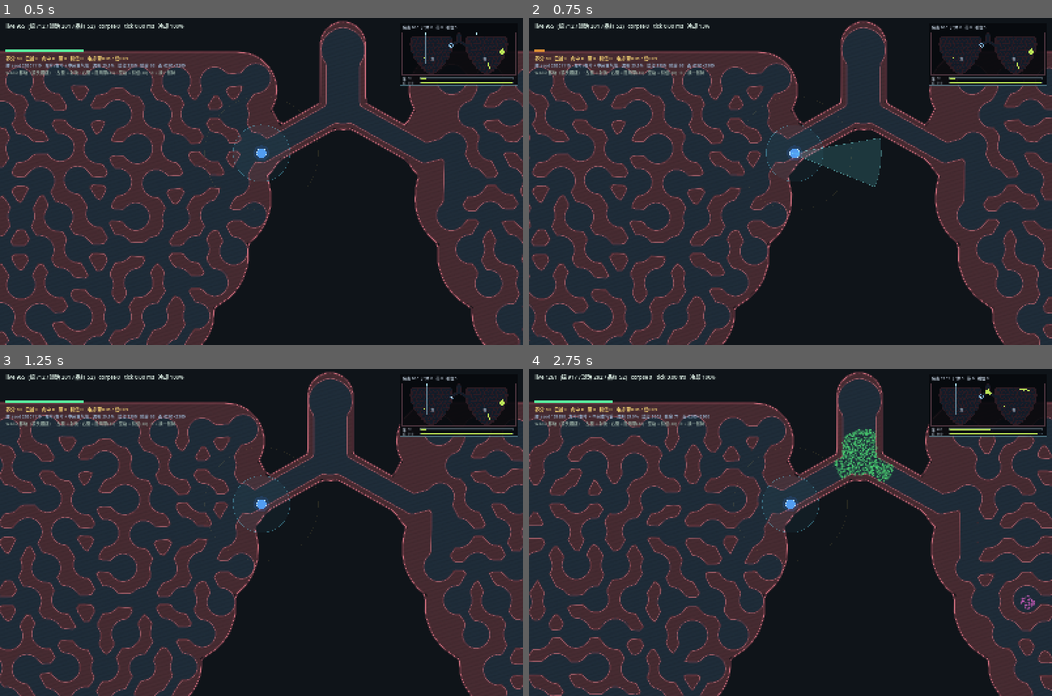
Above: before the commit, frames 1-4 (two rows, left to right).
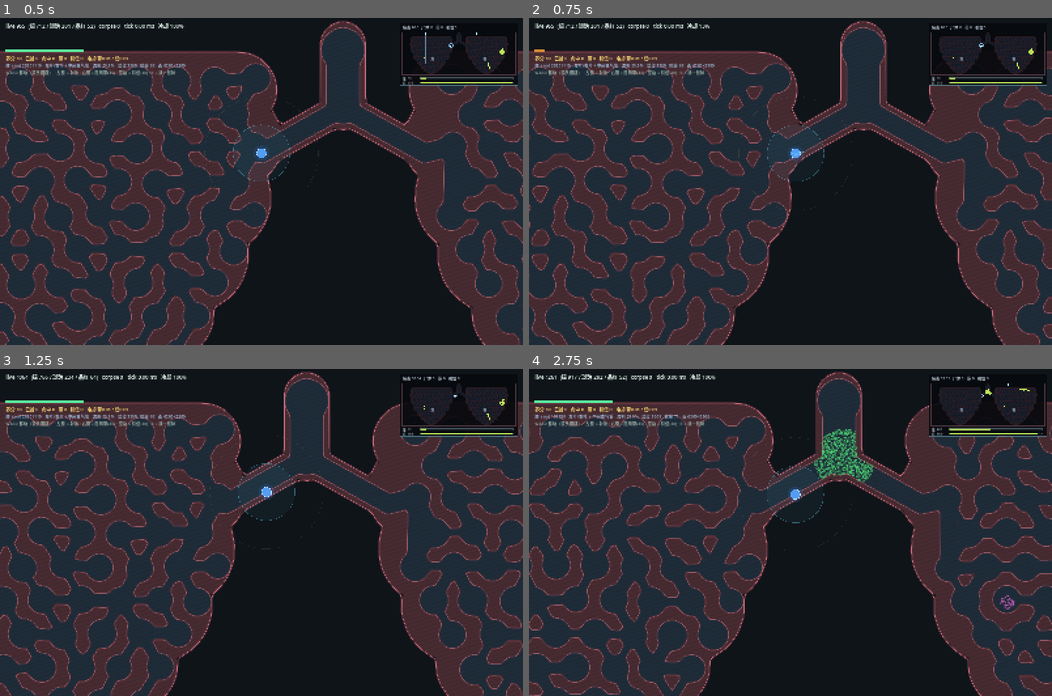
Above: after the commit, the same moments.

Repository: yanyanzi620/gamecreation
Game: Godot game, scene res://scenes/main.tscn
The game is run twice, just before and just after one commit, with the same random seed, the same clock (stepped at 60 frames per second) and the same inputs.
Inputs (mouse positions are in pixels of both pictures, inside the frame that each line leads up to):
- Up to frame 1 (0.5 s): no input
- Up to frame 2 (0.75 s): tap Enter at 0.5 s; move the mouse to (905, 165) at 0.52 s; hold D from 0.53 s (still down); tap B at 0.6 s; click (905, 165) at 0.67 s
- Up to frame 3 (1.25 s): keep holding D; tap Space at 0.77 s
- Up to frame 4 (2.75 s): release D at 1.25 s; drag from (685, 548) to (764, 597) at 1.27 s; tap Space at 2 s; move the mouse to (842, 460) at 2.02 s; hold D from 2.03 s (still down); tap R at 2.1 s

Frame 1 is identical in both runs. In frame 2, 3.8% of the frame differs, in the area x 0-100%, y 1-100%; in frame 3, 44%, in the area x 0-100%, y 0-100%; in frame 4, 43%.

Commit message:
feat: 玩家贴墙滑行、射流按射线被墙截断、病毒提速并修掉小股不长的问题
- 移动：撞墙改成角度探测（0/±16/±34/±52/±70/±88 度，各带半步兜底），斜墙/肺泡内壁顺滑；--walk 自测同向斜推 3 秒路径 630 vs 旧逻辑 297
- 射流：clear_fan 改成 15 条射线，每条按 12 单位步进被 organ.blocked 截断；命中判定与扇形绘制共用同一张长度表，打不穿墙；修正左右半扇取错射线（有符号夹角）
- 病毒：VIRUS_COOL 1.40~2.50 -> 1.05~1.85；一次没长成只重试 0.18~0.42s，不再白丢整个代际
- 修 bug：_pick_dir 两段式探路 + ESCAPE_PROBE 兜底远投，小股残余病毒不再「坐在满格里僵住」；_do_spawn 检查落子返回值
- 新增 --walk 贴墙自测与 [JET] 射线截断日志；开局点多打一行 [START]
- docs/病毒模型与攻击机制.md 补 6.5 节

Diff:
--- a/scripts/core/balance.gd
+++ b/scripts/core/balance.gd
@@ -32,10 +32,14 @@
 # ★ 扩散速度的总闸门：复制冷却 = 代际时间
 #   调大 -> 整体变慢（最终密度不变，只是更晚长满）
 #   调小 -> 整体变快
-const VIRUS_COOL_MIN := 1.40
-const VIRUS_COOL_MAX := 2.50
+const VIRUS_COOL_MIN := 1.05
+const VIRUS_COOL_MAX := 1.85
 
 const VIRUS_PROBE_DIST := 30.0 # 探路距离，习惯上等于 CELL
+# 一次没长成时的重试间隔：必须远小于 VIRUS_COOL_*，否则小股病毒会「停好幾秒」
+const VIRUS_RETRY_MIN := 0.18
+const VIRUS_RETRY_MAX := 0.42
+const VIRUS_ESCAPE_PROBE := 60.0 # 兜底探路距离：本地长满时，允许往更远处挑一格空位
 const VIRUS_R_MIN := 6.0       # 粒子视觉半径下限
 const VIRUS_R_MAX := 10.0      # 粒子视觉半径上限；只影响观感，不影响碰撞
 
@@ -86,6 +90,7 @@
 const JET_COOLDOWN := 0.50       # 两发之间最短间隔
 const JET_VIS_SEC := 0.30        # 弹道残影停留时间（纯表现）
 const JET_ARC_STEPS := 18        # 扇形绘制细分（纯表现）
+const JET_RAYS := 15             # 射线数：射流被墙逐条截断的精度；调大 = 边缘更贴墙
 
 
 # ============================================================ 手段 · 净化场（贴身自动）
--- a/scripts/main.gd
+++ b/scripts/main.gd
@@ -61,7 +61,9 @@
 	# 窗口失焦 / 空闲时不要被降频（否则会「画面冻住，动一下鼠标才继续」）
 	OS.low_processor_usage_mode = false
 	Engine.max_fps = 0
-	_shot = OS.get_cmdline_user_args().has("--shot") or OS.get_cmdline_user_args().has("--overview")
+	_shot = (OS.get_cmdline_user_args().has("--shot")
+		or OS.get_cmdline_user_args().has("--overview")
+		or OS.get_cmdline_user_args().has("--walk"))
 	map_seed = _parse_seed()
 
 	_build()
@@ -204,6 +206,7 @@
 
 	_rng.seed = map_seed
 	player = _pick_start()
+	print("[START] player=(%.0f,%.0f) solid=%s" % [player.x, player.y, str(_map.solid_point(player))])
 	if cam != null:
 		cam.position = player
 		cam.reset_smoothing()
@@ -327,21 +330,27 @@
 
 # ============================================================ 移动
 
+# 撞墙就贴着墙走：把「想走的方向」往两侧掰，逐档试探，
+# 第一个走得通的当作这一帧的实际位移 —— 于是斜墙、凹角、肺泡内壁都顺滑。
+const SLIDE_DEG := [0.0, 16.0, -16.0, 34.0, -34.0, 52.0, -52.0, 70.0, -70.0, 88.0, -88.0]
+
 func _move_step(dir: Vector2, delta: float) -> void:
 	if dir.length() < 0.001:
 		return
-	var step := dir.normalized() * Balance.PLAYER_SPEED * delta
-	var np := player + step
-	if not pop.path_blocked(player, np):
-		player = np
-		_clamp_player()
-		return
-	# 撞墙 / 撞带：只走分量大的那一个轴，沿墙滑过去
-	if absf(step.x) >= absf(step.y):
-		if not pop.path_blocked(player, player + Vector2(step.x, 0.0)):
-			player += Vector2(step.x, 0.0)
-	elif not pop.path_blocked(player, player + Vector2(0.0, step.y)):
-		player += Vector2(0.0, step.y)
+	var base := dir.normalized()
+	var speed := Balance.PLAYER_SPEED * delta
+	for k in SLIDE_DEG:
+		var d := base.rotated(deg_to_rad(k))
+		var s := d * speed
+		if not pop.path_blocked(player, player + s):
+			player += s
+			_clamp_player()
+			return
+		# 半步再试一次：贴墙且目标是窄口时，避免整帧位移全部作废
+		if not pop.path_blocked(player, player + s * 0.5):
+			player += s * 0.5
+			_clamp_player()
+			return
 	_clamp_player()
 
 
@@ -443,6 +452,35 @@
 		cam.reset_smoothing()
 		await get_tree().create_timer(0.80).timeout
 		_save("res://overview.png")
+		get_tree().quit()
+		return
+	# 贴墙滑行自测（-- --walk）：新逻辑 vs 旧「只走一个轴」逻辑，同样斜推 3 秒
+	if OS.get_cmdline_user_args().has("--walk"):
+		var p0: Vector2 = player
+		var dirn := Vector2(-1.0, -1.0).normalized()
+		var moved := 0.0
+		var last: Vector2 = player
+		for i in range(180):
+			_move_step(dirn, 1.0 / 60.0)
+			moved += player.distance_to(last)
+			last = player
+		var old_p: Vector2 = p0
+		var old_path := 0.0
+		var prev: Vector2 = old_p
+		var step := dirn * Balance.PLAYER_SPEED * (1.0 / 60.0)
+		for i in range(180):
+			prev = old_p
+			if not pop.path_blocked(old_p, old_p + step):
+				old_p += step
+			elif absf(step.x) >= absf(step.y):
+				if not pop.path_blocked(old_p, old_p + Vector2(step.x, 0.0)):
+					old_p += Vector2(step.x, 0.0)
+			elif not pop.path_blocked(old_p, old_p + Vector2(0.0, step.y)):
+				old_p += Vector2(0.0, step.y)
+			old_path += old_p.distance_to(prev)
+		print("[WALK] from=(%.0f,%.0f) slide_to=(%.0f,%.0f) path=%.0f | old_to=(%.0f,%.0f) path=%.0f | solid=%s" % [
+			p0.x, p0.y, player.x, player.y, moved, old_p.x, old_p.y, old_path,
+			str(_map.solid_point(player))])
 		get_tree().quit()
 		return
 	await get_tree().create_timer(0.60).timeout
@@ -467,6 +505,9 @@
 	_fire(demo)
 	await get_tree().create_timer(0.55).timeout
 	_fire(demo)
+	# 射流残影只有 0.3 秒，必须开完立刻拍，才看得出「被墙截断」
+	await get_tree().create_timer(0.05).timeout
+	_save("res://jet_shot.png")
 	await get_tree().create_timer(0.85).timeout
 	_save("res://main_shot_a.png")
 	# 引信丢到正前方那团病毒里（能吸链、能清盘/带）
--- a/scripts/units/tools/jet_system.gd
+++ b/scripts/units/tools/jet_system.gd
@@ -7,6 +7,7 @@
 const COOLDOWN := Balance.JET_COOLDOWN
 const VIS_SEC := Balance.JET_VIS_SEC
 const ARC_STEPS := Balance.JET_ARC_STEPS
+const RAY_COUNT := Balance.JET_RAYS
 
 var cooldown_left := 0.0
 var _flash := 0.0
@@ -39,6 +40,16 @@
 	_dir = d
 	_flash = VIS_SEC
 	_last_hit = _pop.clear_fan(_from, _dir, LENGTH, deg_to_rad(HALF_ANGLE_DEG))
+	if OS.get_cmdline_user_args().has("--shot"):
+		var clipped := 0
+		var max_reach := 0.0
+		for q in _pop.fan_shape:
+			var dq: float = q.distance_to(_from)
+			max_reach = maxf(max_reach, dq)
+			if dq < LENGTH - 1.0:
+				clipped += 1
+		print("[JET] rays=%d clipped=%d max_reach=%.0f/%.0f hit=%d" % [
+			_pop.fan_shape.size(), clipped, max_reach, LENGTH, _last_hit])
 	queue_redraw()
 	return _last_hit
 
@@ -57,17 +68,23 @@
 	var a := _flash / VIS_SEC
 	var half := deg_to_rad(HALF_ANGLE_DEG)
 
+	# 外缘用 pop 里那份「每条射线打到墙为止」的结果：打不穿墙，扇形就缺一块
+	var arc := PackedVector2Array()
+	if _pop != null and _pop.fan_shape.size() >= 3:
+		arc = _pop.fan_shape
+	else:
+		for k in range(RAY_COUNT):
+			var ang := -half + (2.0 * half) * float(k) / float(maxi(1, RAY_COUNT - 1))
+			arc.append(_from + _dir.rotated(ang) * LENGTH)
+
 	var pts := PackedVector2Array()
 	pts.append(_from)
-	for k in range(ARC_STEPS + 1):
-		var ang := -half + (2.0 * half) * float(k) / float(ARC_STEPS)
-		pts.append(_from + _dir.rotated(ang) * LENGTH)
+	for p in arc:
+		pts.append(p)
 	draw_colored_polygon(pts, Color(0.42, 0.94, 1.0, 0.20 * a))
 
-	var e0 := _from + _dir.rotated(-half) * LENGTH
-	var e1 := _from + _dir.rotated(half) * LENGTH
-	draw_line(_from, e0, Color(0.55, 1.0, 1.0, 0.55 * a), 2.0)
-	draw_line(_from, e1, Color(0.55, 1.0, 1.0, 0.55 * a), 2.0)
-	var base := _dir.angle()
-	draw_arc(_from, LENGTH, base - half, base + half, ARC_STEPS,
-		Color(0.55, 1.0, 1.0, 0.45 * a), 2.0)
+	# 外缘折线（被墙削掉的地方会明显断在墙上）
+	var edge := arc.duplicate()
+	draw_polyline(edge, Color(0.55, 1.0, 1.0, 0.55 * a), 2.0)
+	draw_line(_from, arc[0], Color(0.55, 1.0, 1.0, 0.35 * a), 1.5)
+	draw_line(_from, arc[arc.size() - 1], Color(0.55, 1.0, 1.0, 0.35 * a), 1.5)
--- a/scripts/world/virus_population.gd
+++ b/scripts/world/virus_population.gd
@@ -57,6 +57,10 @@
 const SPAWN_D_MIN := Balance.BLOB_SPAWN_D_MIN
 const SPAWN_D_MAX := Balance.BLOB_SPAWN_D_MAX
 const PROBE_DIST := Balance.VIRUS_PROBE_DIST
+const ESCAPE_PROBE := Balance.VIRUS_ESCAPE_PROBE
+const RETRY_MIN := Balance.VIRUS_RETRY_MIN
+const RETRY_MAX := Balance.VIRUS_RETRY_MAX
+const JET_RAYS := Balance.JET_RAYS
 
 # 跳跃链 = 单点传播：不粘连、不稳方向，只保证「整体往前推」
 # 每次繁殖在空中随机落一个点，点与点之间天然留空，视觉上不会糊成条带
@@ -110,6 +114,9 @@
 var _cell := PackedInt32Array()
 
 var _n_live := 0
+# 最近一次射流被墙截断后的外缘点（世界坐标），jet_system 直接拿来画
+var fan_shape := PackedVector2Array()
+var fan_origin := Vector2.ZERO
 var _n_corpse := 0
 var _kind_live := PackedInt32Array()
 var _v_origin: Array[Vector2] = []
@@ -398,6 +405,7 @@
 
 func _replicate(i: int) -> void:
 	if _n_live >= MAX_LIVE:
+		_pcool[i] = _retry_cool()
 		return
 
 	var kind := _pkind[i]
@@ -410,47 +418,55 @@
 		return
 	var best := _pick_dir(i, kind, axis, cap, PI)
 	if not best[3]:
-		_pcool[i] = _rng.randf_range(COOL_MIN, COOL_MAX)
-		return
-	_do_spawn(i, best[1], best[2], kind, cap)
+		_pcool[i] = _retry_cool()
+		return
+	_do_spawn(i, best[1], best[2], kind, cap, best[4])
 
 # 在 max_diff 夹角范围内，挑「权重 × 剩余容量」最大的方向
 # 返回 [score, dx, dy, found]
 func _pick_dir(i: int, kind: int, axis: float, cap: int, max_diff: float) -> Array:
-	var best := -1.0
-	var bx := 0.0
-	var by := 0.0
-	var found := false
-	for k in range(8):
-		var ang := float(k) * PI * 0.25
-		if _ang_diff(ang, axis) > max_diff:
-			continue
-		var dx := cos(ang)
-		var dy := sin(ang)
-		var tx := _px[i] + dx * PROBE_DIST
-		var ty := _py[i] + dy * PROBE_DIST
-		if tx < ARENA_PAD or tx > ARENA_W - ARENA_PAD or ty < ARENA_PAD or ty > ARENA_H - ARENA_PAD:
-			continue
-		# 器官肉壁：这个方向长不过去
-		if organ != null and organ.blocked(Vector2(_px[i], _py[i]), Vector2(tx, ty)):
-			continue
-		# 生效的阻隔带把外面封死：这个方向不可选，
-		# 于是生长会自动沿带子走向两端，形成绕射
-		if _block_cross(_px[i], _py[i], tx, ty) == 1:
-			continue
-		var c := _cell_count(tx, ty)
-		if c >= cap:
-			continue
-		var sc := _dir_weight(kind, axis, ang) * float(cap - c)
-		if sc > best:
-			best = sc
-			bx = dx
-			by = dy
-			found = true
-		elif absf(sc - best) < 0.01 and _rng.randf() < 0.5:
-			bx = dx
-			by = dy
-	return [best, bx, by, found]
+	for pass_i in range(2):
+		# 第二遍把探路距离放到 ESCAPE_PROBE：本地格子长满时，还能往远处空位甩一颗，
+		# 否则「小股病毒坐在一个塞满的格子里」会一直不长，看起来像卡住
+		var pd := PROBE_DIST if pass_i == 0 else ESCAPE_PROBE
+		var best := -1.0
+		var bx := 0.0
+		var by := 0.0
+		var found := false
+		for k in range(8):
+			var ang := float(k) * PI * 0.25
+			if _ang_diff(ang, axis) > max_diff:
+				continue
+			var dx := cos(ang)
+			var dy := sin(ang)
+			var tx := _px[i] + dx * pd
+			var ty := _py[i] + dy * pd
+			if tx < ARENA_PAD or tx > ARENA_W - ARENA_PAD or ty < ARENA_PAD or ty > ARENA_H - ARENA_PAD:
+				continue
+			# 器官肉壁：这个方向长不过去
+			if organ != null and organ.blocked(Vector2(_px[i], _py[i]), Vector2(tx, ty)):
+				continue
+			# 生效的阻隔带把外面封死：这个方向不可选，
+			# 于是生长会自动沿带子走向两端，形成绕射
+			if _block_cross(_px[i], _py[i], tx, ty) == 1:
+				continue
+			var c := _cell_count(tx, ty)
+			if c >= cap:
+				continue
+			var sc := _dir_weight(kind, axis, ang) * float(cap - c)
+			if pass_i == 1:
+				sc = _dir_weight(kind, axis, ang) * 0.9
+			if sc > best:
+				best = sc
+				bx = dx
+				by = dy
+				found = true
+			elif absf(sc - best) < 0.01 and _rng.randf() < 0.5:
+				bx = dx
+				by = dy
+		if found:
+			return [best, bx, by, true, pass_i == 1]
+	return [0.0, 0.0, 0.0, false, false]
 
 func _chain_spread(i: int, axis: float) -> void:
 	# 往主轴前方 ±CHAIN_SPREAD_DEG 的扇形里随机落一个点。
@@ -484,12 +500,16 @@
 	_pcool[i] = _rng.randf_range(COOL_MIN, COOL_MAX)
 
 # 真正落一个子粒子：抖动角度 + 随机步长 + 主轴缓慢折线
-func _do_spawn(i: int, bx: float, by: float, kind: int, cap: int) -> void:
+func _do_spawn(i: int, bx: float, by: float, kind: int, cap: int, far: bool) -> void:
 	var jitter := deg_to_rad(_rng.randf_range(-12.0, 12.0))
 	var nd := Vector2(bx, by).rotated(jitter)
 	var smin := SPAWN_D_MIN
 	var smax := SPAWN_D_MAX
-	if kind == KIND_BAND:
+	# 兜底档：本地塞满时往远处甩一颗，落点必须真的跨出拥挤区
+	if far:
+		smin = ESCAPE_PROBE * 0.85
+		smax = ESCAPE_PROBE * 1.15
+	elif kind == KIND_BAND:
 		smin = Balance.BAND_SPAWN_D_MIN
 		smax = Balance.BAND_SPAWN_D_MAX
 	var dist := _rng.randf_range(smin, smax)
@@ -521,10 +541,25 @@
 	if kind == KIND_BAND and _rng.randf() < AXIS_WANDER:
 		naxis = _pax[i] + deg_to_rad(_rng.randf_range(-WANDER_DEG_BAND, WANDER_DEG_BAND))
 
-	_spawn(nx, ny, _rng.randf_range(R_MIN, R_MAX), 0, kind, naxis, _pvid[i],
+	var child := _spawn(nx, ny, _rng.randf_range(R_MIN, R_MAX), 0, kind, naxis, _pvid[i],
 		0.0, _rng.randf_range(COOL_MIN, COOL_MAX) * cool_pen)
-	_pcool[i] = _rng.randf_range(COOL_MIN, COOL_MAX)
-
+	# 落子失败（池满 / 恰好压在组织上）：只短暂重试，不能让这一支从此「停住」
+	_pcool[i] = _rng.randf_range(COOL_MIN, COOL_MAX) if child >= 0 else _retry_cool()
+
+# 一次没长成时的短暂重试间隔（远小于代际冷却）
+func _retry_cool() -> float:
+	return _rng.randf_range(RETRY_MIN, RETRY_MAX)
+
+
+# 有符号夹角差，落在 [-PI, PI]；扇形左右两侧要分开取各自的射线长度，不能取绝对值
+func _ang_signed(a: float, b: float) -> float:
+	var d := fmod(a - b + PI, TAU)
+	if d < 0.0:
+		d += TAU
+	return d - PI
+
+
+# 有符号夹角差，落在 [-PI, PI]；扇形左右两侧要分开取各自的射线长度，不能取绝对值
 func _ang_diff(a: float, b: float) -> float:
 	var d := fmod(a - b + PI, TAU)
 	if d < 0.0:
@@ -535,29 +570,58 @@
 
 # 扇形清除：锥内 live 全部转尸体，返回命中数
 func clear_fan(origin: Vector2, dir: Vector2, length: float, half_angle: float) -> int:
-	var dx := dir.x
-	var dy := dir.y
-	var cos_lim := cos(half_angle)
-	var l2max := length * length
+	var rays := _fan_rays(origin, dir, length, half_angle)
+	var base_ang := dir.angle()
 	var hit := 0
 	for i in range(TOTAL):
 		if _alive[i] == 0 or _ptype[i] != 0:
 			continue
 		var vx := _px[i] - origin.x
 		var vy := _py[i] - origin.y
-		var l2 := vx * vx + vy * vy
-		if l2 > l2max:
-			continue
-		var l := sqrt(l2)
+		var l := sqrt(vx * vx + vy * vy)
+		if l > length:
+			continue
 		if l < 0.001:
 			_to_corpse(i)
 			hit += 1
 			continue
-		if (vx * dx + vy * dy) / l < cos_lim:
+		var diff := _ang_signed(atan2(vy, vx), base_ang)
+		if diff > half_angle or diff < -half_angle:
+			continue
+		# 命中判定与射线共用同一份「被墙截断到哪」的表：画得到的地方才清得到
+		var bucket := clampi(int(round((diff + half_angle) / (2.0 * half_angle) * float(JET_RAYS - 1))), 0, JET_RAYS - 1)
+		if l > rays[bucket]:
 			continue
 		_to_corpse(i)
 		hit += 1
 	return hit
+
+
+# 一条射流 = JET_RAYS 条射线，每条各自打到墙为止；返回每条射线的实际长度。
+# 同一份数据既判命中、又画被墙削掉的扇形，视觉和规则不会打架。
+func _fan_rays(origin: Vector2, dir: Vector2, length: float, half_angle: float) -> PackedFloat32Array:
+	var rays := PackedFloat32Array()
+	rays.resize(JET_RAYS)
+	var step := 12.0
+	var shape := PackedVector2Array()
+	for r in range(JET_RAYS):
+		var ang := -half_angle + 2.0 * half_angle * float(r) / float(JET_RAYS - 1)
+		var d := dir.rotated(ang)
+		var t := 0.0
+		var reach := length
+		while t < length - 0.01:
+			var a := origin + d * t
+			var b := origin + d * minf(t + step, length)
+			if organ != null and organ.blocked(a, b):
+				reach = t
+				break
+			t = minf(t + step, length)
+		rays[r] = reach
+		shape.append(origin + d * reach)
+	fan_shape = shape
+	fan_origin = origin
+	return rays
+
 
 # 净化场：圆形范围内按数量配额逐帧清除（接触即消融）
 func purge_circle(center: Vector2, radius: float, max_n: int) -> int:
Not shown, changed: docs/病毒模型与攻击机制.md
